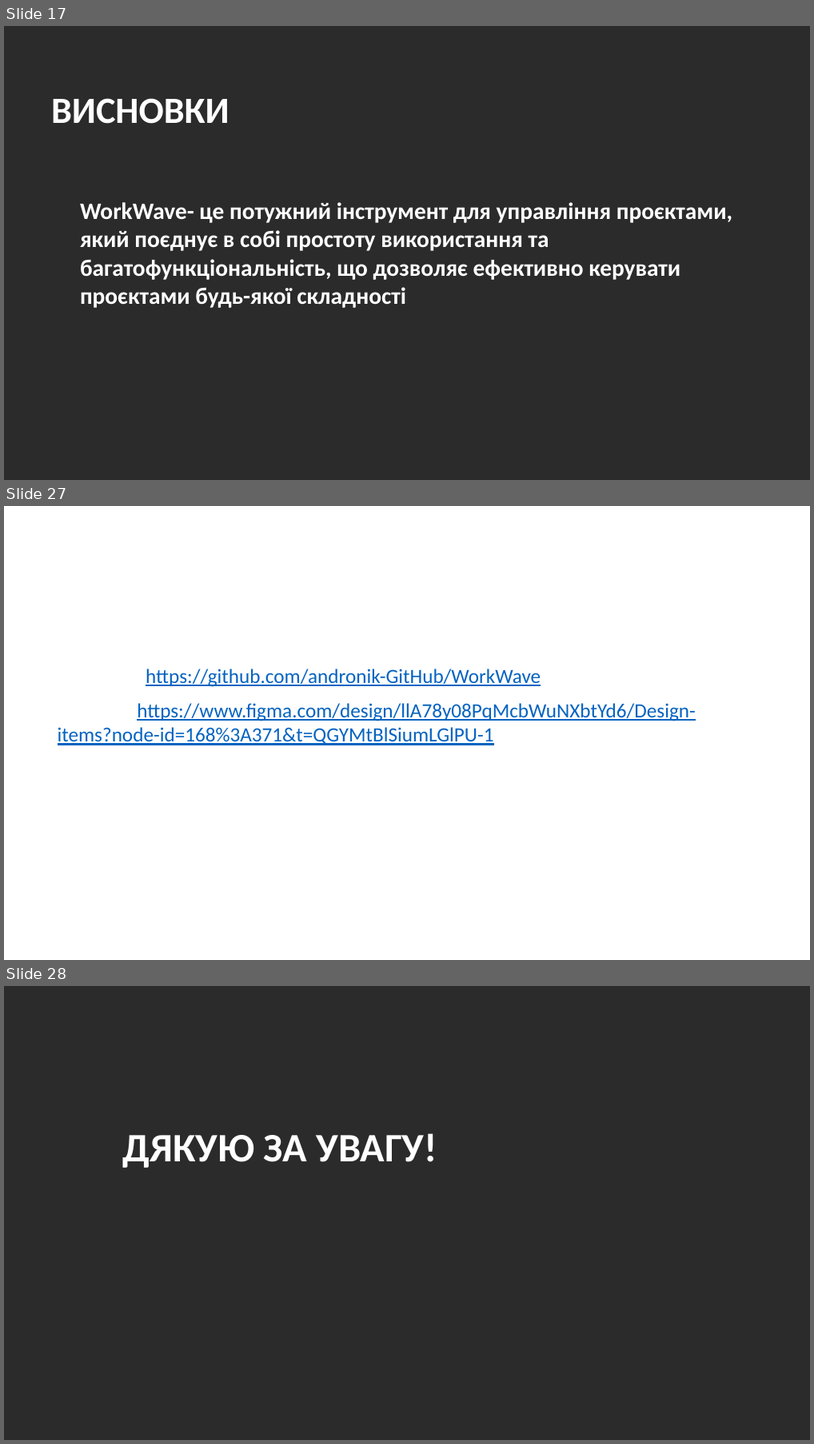
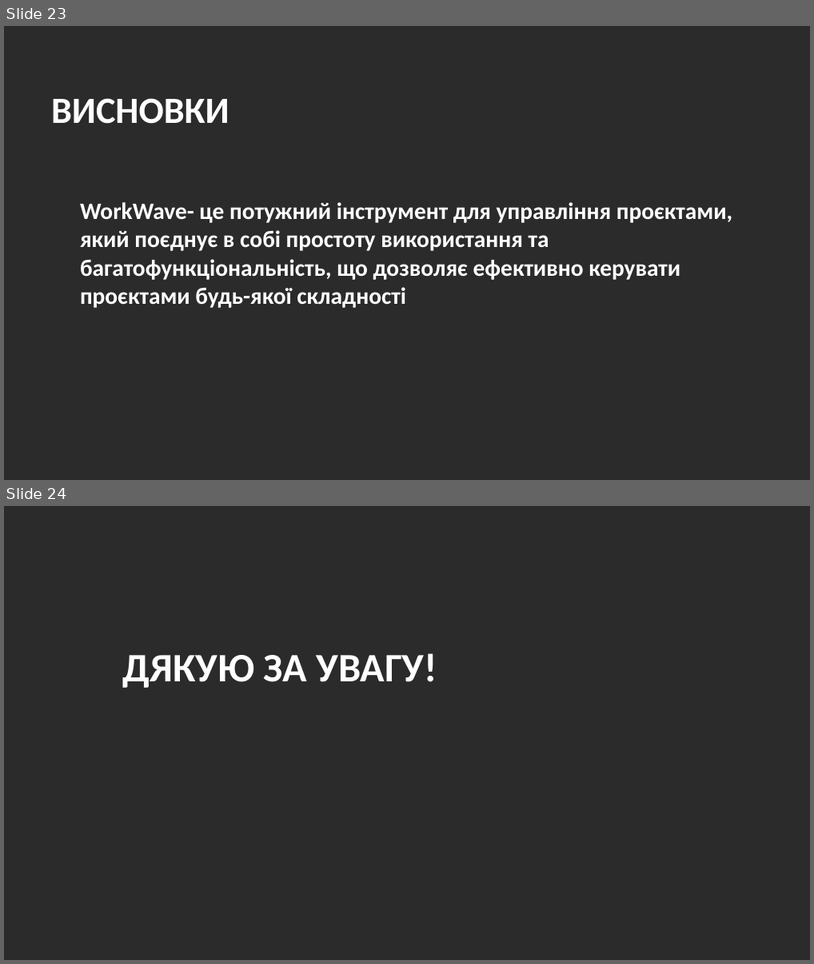
Before and after one commit to andronik-GitHub/WorkWave, a slide deck: Andronik_WorkWave-Presentation.pptx. Shown one above the other, each under a label of ours: slides 17, 27 and 28 before the commit, slides 23 and 24 after it; the slides between them are not shown. The pictures are 814x1444 and 814x964 pixels, drawn with LibreOffice and Linux fonts; fonts in the diff are those of the drawing; background and template pictures are left out; a plain dark background stands for a picture behind light text. Boxes give left, top, right and bottom in pixels: in the first picture for what was removed or moved away, otherwise in the second. Text is boxed around its words. In the diff, an @@ line names an element or a change of style, - is before the commit and + after.

```diff
--- a/Andronik_WorkWave-Presentation.pptx
+++ b/Andronik_WorkWave-Presentation.pptx
@@ slide 27 removed at (4,506,810,960), background picture (left out) @@
@@ text removed at (51,540,722,636) @@
-Посилання:
@@ text removed at (58,668,696,745) @@
-1. GitHub - https://github.com/andronik-GitHub/WorkWave
-2. Figma - https://www.figma.com/design/llA78y08PqMcbWuNXbtYd6/Design-items?node-id=168%3A371&t=QGYMtBlSiumLGlPU-1
@@ what was slide 17 is now slide 23 @@
@@ what was slide 28 is now slide 24 @@
```
Also in this commit, not shown: 11 slides changed, 3 slides added, 6 other slides removed, 4 other files.
